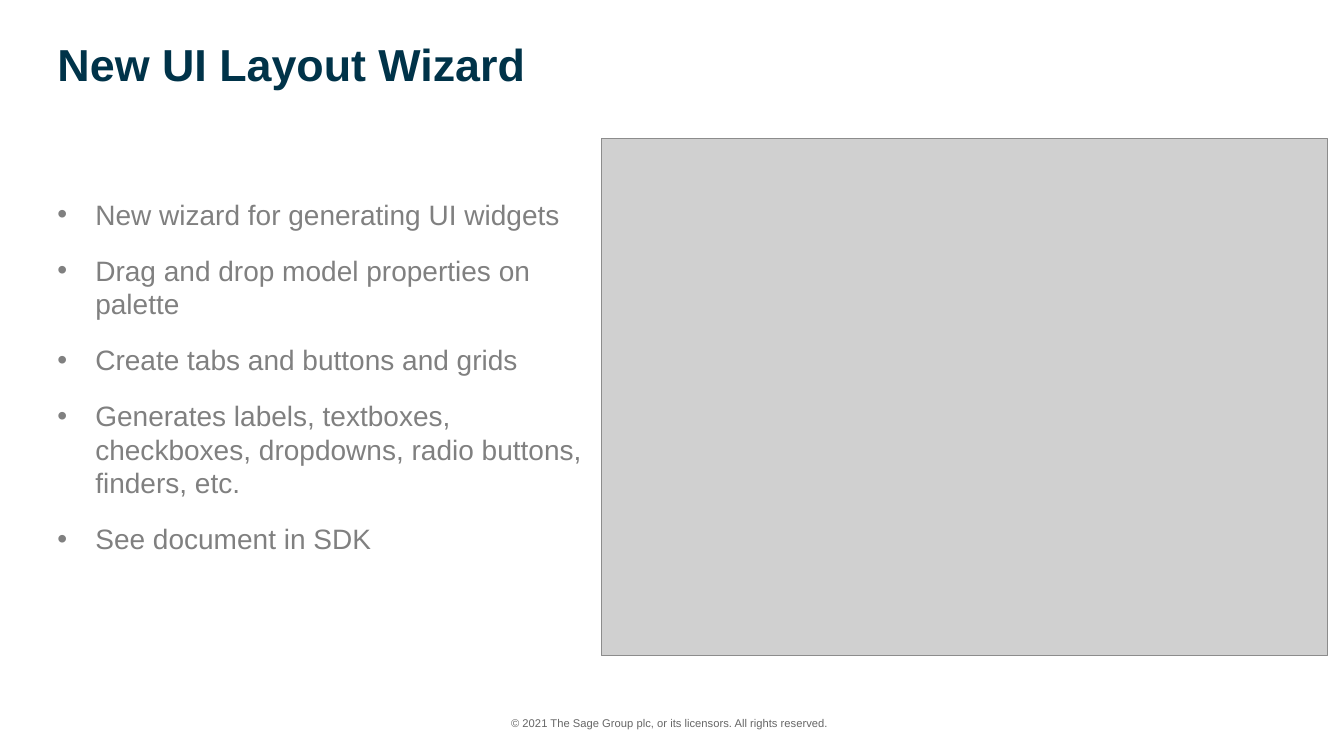
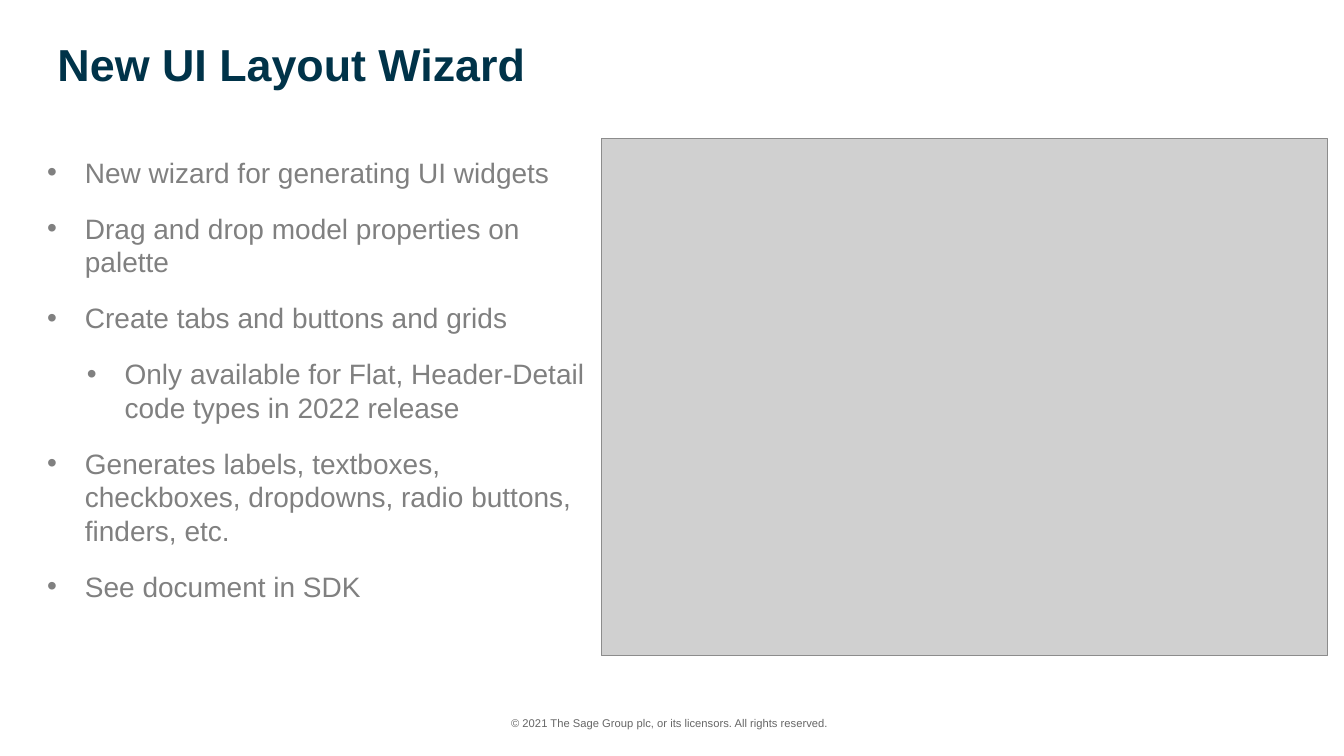
Before and after one commit to SageNADev/Sage300-SDK, a slide deck: slide 22 of docs/presentations/Sage300SDK_2022_0WebSDKOverview.pptx. Drawn at 1344x756 pixels with LibreOffice and Linux fonts; fonts in the diff are those of the drawing; grey boxes stand for pictures; background and template pictures are left out. Boxes give left, top, right and bottom in pixels: in the first picture for what was removed or moved away, otherwise in the second. Text is boxed around its words. In the diff, an @@ line names an element or a change of style, - is before the commit and + after.

```diff
--- a/docs/presentations/Sage300SDK_2022_0WebSDKOverview.pptx
+++ b/docs/presentations/Sage300SDK_2022_0WebSDKOverview.pptx
@@ text "New wizard for generating UI ...": place and size @@
-text "New wizard for generating UI ..." at [95,205,582,549]
+text "New wizard for generating UI ..." at [85,163,584,597]
@@ text at [125,364,584,423]: paragraph added @@
+  • Only available for Flat, Header-Detail code types in 2022 release
```
Also in this commit, not shown: 22 other slides changed, 5 other files.
